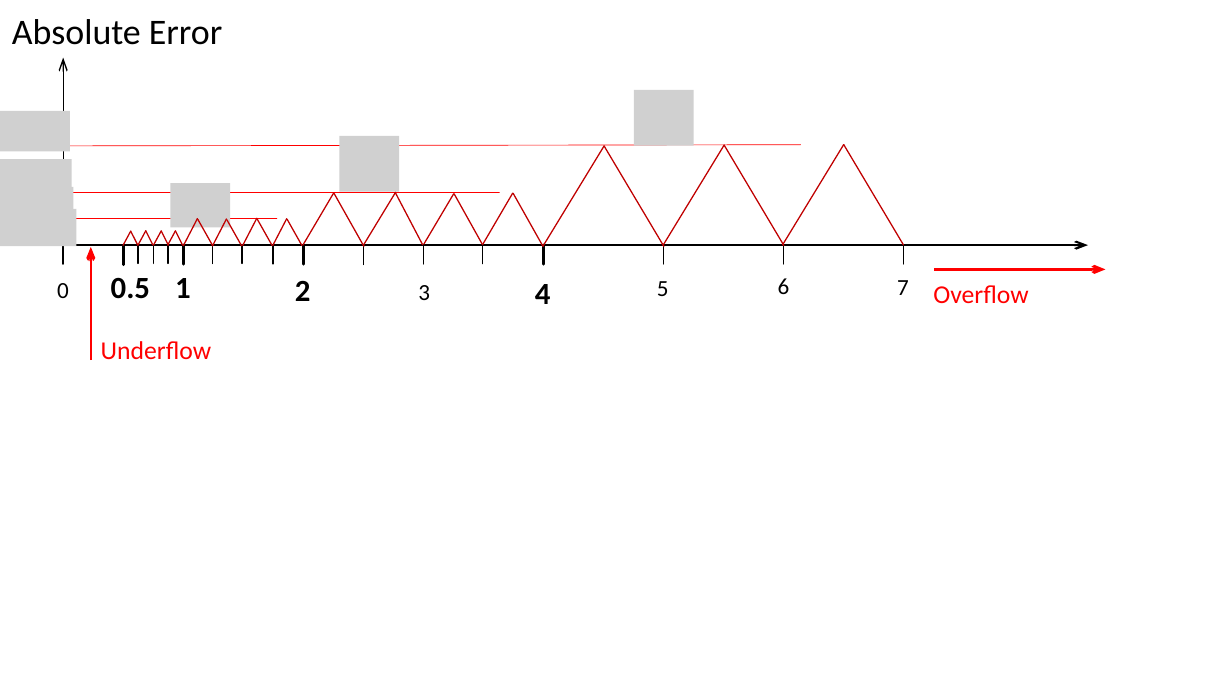
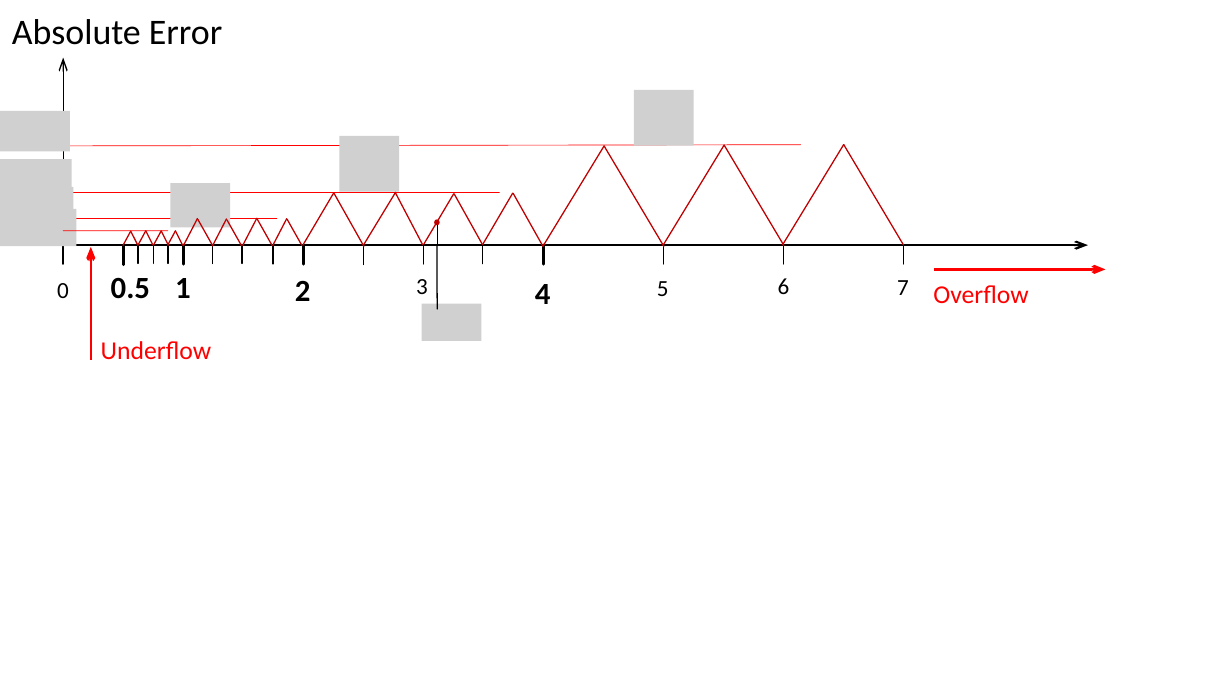
Before and after one commit to jahrWork/Advanced_programming, a slide deck: slide 8 of doc/Figures/TEMP/ParametersIEEE.pptx. Drawn at 1232x693 pixels with LibreOffice and Linux fonts; fonts in the diff are those of the drawing; grey boxes stand for pictures. Boxes give left, top, right and bottom in pixels: in the first picture for what was removed or moved away, otherwise in the second. Text is boxed around its words. In the diff, an @@ line names an element or a change of style, - is before the commit and + after.

```diff
--- a/doc/Figures/TEMP/ParametersIEEE.pptx
+++ b/doc/Figures/TEMP/ParametersIEEE.pptx
@@ line added from (63, 231) to (168, 231), #FF0000 0.5 pt @@
@@ ellipse added at bbox=[434, 219, 440, 225], fill #C00000 @@
@@ line added from (437, 226) to (437, 244), #000000 0.5 pt @@
@@ text "3": place and size @@
-text "3" at bbox=[418, 285, 430, 300]
+text "3" at bbox=[416, 279, 428, 294]
@@ line added from (437, 246) to (437, 309), #000000 1 pt @@
@@ picture added at bbox=[421, 303, 482, 340] @@
```
Also in this commit, not shown: 1 other slide changed, 4 other files.
